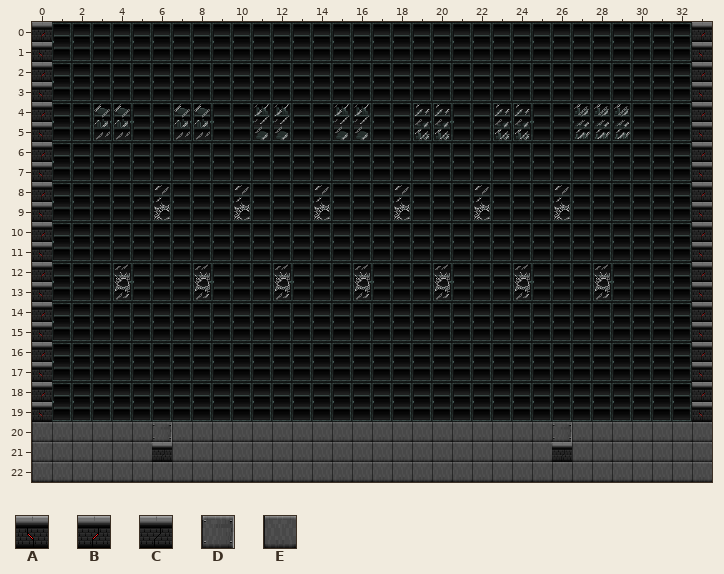
An edit to a level. Tiled map (JSON), resources/tilemap/template.json. That is the earlier state.
Cells are 32x32 px. Shown: x 0..33, y 0..22.
Key: from "template_tileset": A 0, B 1, C 2, D 3, E 4.
_ is an empty cell.
Layers that did not change in this view are not listed.
Layer "Tile Layer 1" before, first column x 0:
 0 B________________________________B
 1 A________________________________A
 2 B________________________________B
 3 A________________________________A
 4 B________________________________B
 5 A________________________________A
 6 B________________________________B
 7 A________________________________A
 8 B________________________________B
 9 A________________________________A
10 B________________________________B
11 A________________________________A
12 B________________________________B
13 A________________________________A
14 B________________________________B
15 A________________________________A
16 B________________________________B
17 A________________________________A
18 B________________________________B
19 A________________________________A
20 EEEEEEDEEEEEEEEEEEEEEEEEEEDEEEEEEE
21 EEEEEECEEEEEEEEEEEEEEEEEEECEEEEEEE
22 EEEEEEEEEEEEEEEEEEEEEEEEEEEEEEEEEE
Once edited:
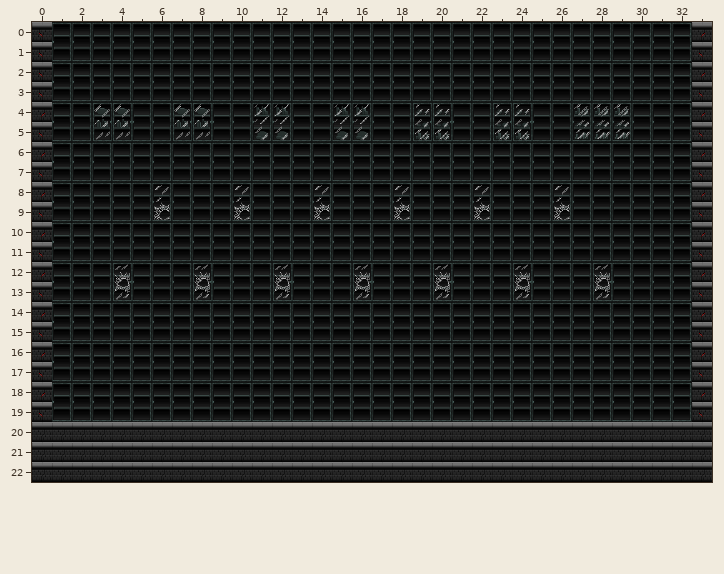
Author's note on the commit: Added collider objects to the tiled map
Edits made:
Layer "Tile Layer 1":
y 0: x 0 B -> A
y 2: x 0 B -> A
y 20: x 0..33 EEEEEEDEEEEEEEEEEEEEEEEEEEDEEEEEEE -> CCCCCCCCCCCCCCCCCCCCCCCCCCCCCCCCCC
y 21: x 0..5 EEEEEE -> CCCCCC; x 7..25 EEEEEEEEEEEEEEEEEEE -> CCCCCCCCCCCCCCCCCCC; x 27..33 EEEEEEE -> CCCCCCC
y 22: x 0..33 EEEEEEEEEEEEEEEEEEEEEEEEEEEEEEEEEE -> CCCCCCCCCCCCCCCCCCCCCCCCCCCCCCCCCC
Boxes around the changes in both pictures, in picture pixels (x1, y1, x2, y2):
changed: (32, 30, 52, 40)
changed: (32, 70, 52, 80)
changed: (32, 422, 712, 482)
